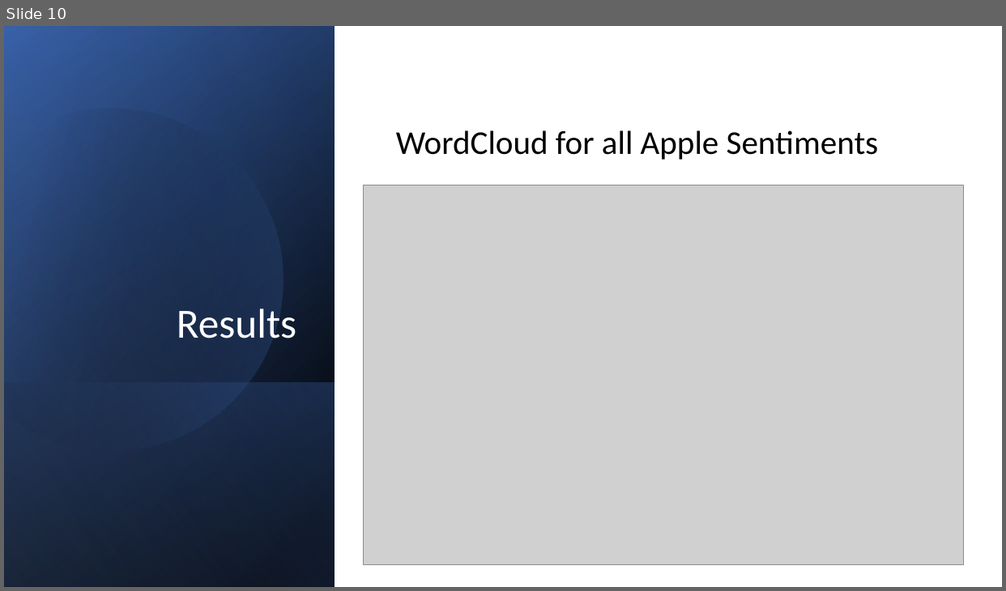
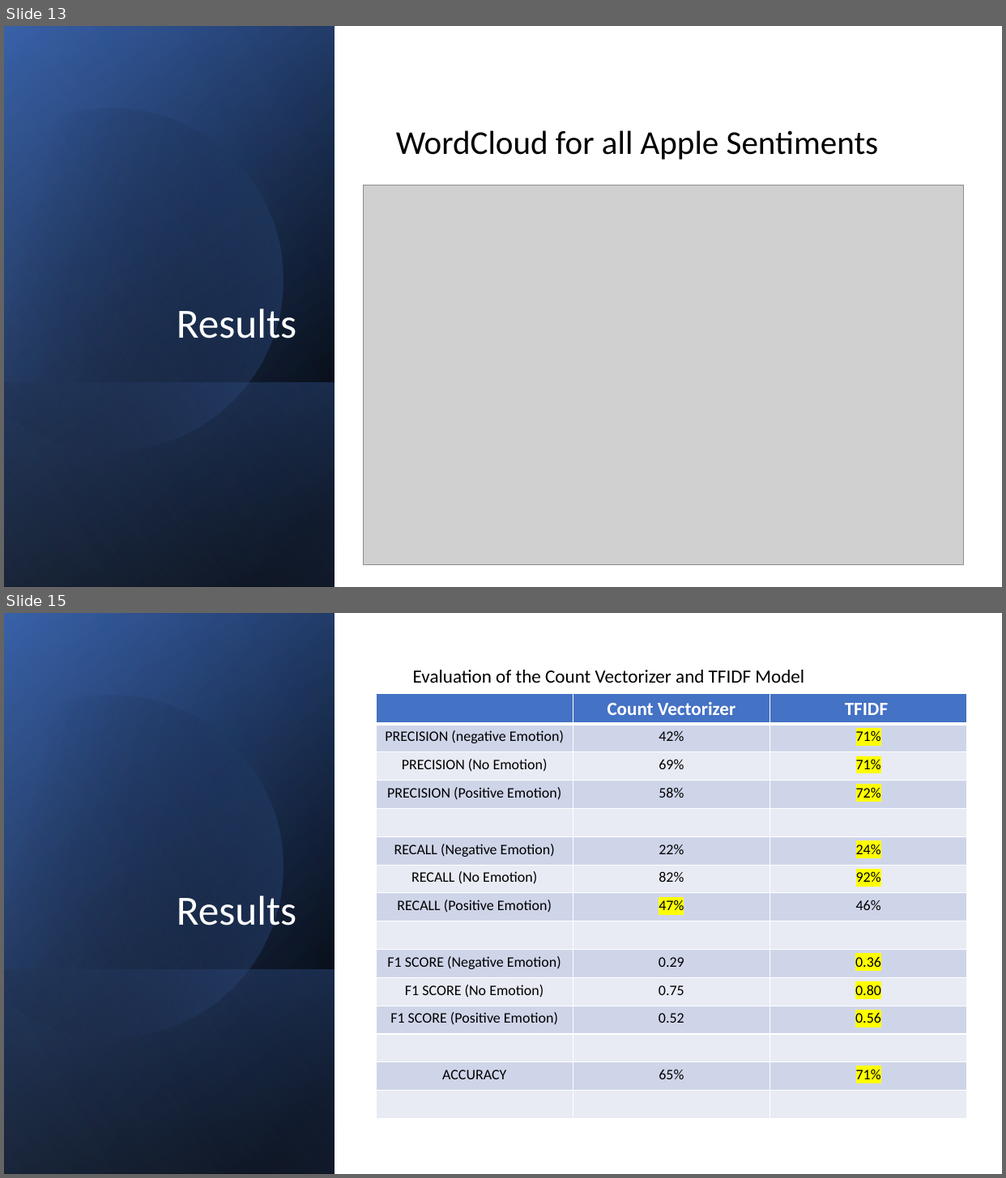
Before and after one commit to carlos-marin1742/Apple-Sentiment-analysis-NLP, a slide deck: dsc-phase-4-project-presentation.pptx. Shown one above the other, each under a label of ours: slide 10 before the commit, slides 13 and 15 after it; the slides between them are not shown. The pictures are 1006x591 and 1006x1178 pixels, drawn with LibreOffice and Linux fonts; fonts in the diff are those of the drawing; grey boxes stand for pictures. Boxes give left, top, right and bottom in pixels: in the first picture for what was removed or moved away, otherwise in the second. Text is boxed around its words. In the diff, an @@ line names an element or a change of style, - is before the commit and + after.

```diff
--- a/dsc-phase-4-project-presentation.pptx
+++ b/dsc-phase-4-project-presentation.pptx
@@ slide 15 added at box(4, 613, 1002, 1174), background #FFFFFF @@
@@ rectangle added at box(4, 613, 1002, 1174), fill #FFFFFF @@
@@ rectangle added at box(4, 613, 335, 1174), fill gradient #000000 to #2F5597 @@
@@ rectangle added at box(4, 614, 335, 1174), fill gradient #000000 to #4472C4 @@
@@ rectangle added at box(4, 613, 335, 1174), fill gradient #000000 to #8FAADC @@
@@ freeform shape added at box(4, 655, 324, 1072), fill gradient #000000 to #4472C4 @@
@@ text added at box(413, 670, 804, 683), 18 pt, text #000000 @@
+Evaluation of the Count Vectorizer and TFIDF Model
@@ table added at box(376, 694, 967, 1118), 15 rows, 3 columns @@
+ | Count Vectorizer | TFIDF
+PRECISION (negative Emotion) | 42% | 71%
+PRECISION (No Emotion) | 69% | 71%
+PRECISION (Positive Emotion) | 58% | 72%
+ |  | 
+RECALL (Negative Emotion) | 22% | 24%
+RECALL (No Emotion) | 82% | 92%
+RECALL (Positive Emotion) | 47% | 46%
+ |  | 
+F1 SCORE (Negative Emotion) | 0.29 | 0.36
+F1 SCORE (No Emotion) | 0.75 | 0.80
+F1 SCORE (Positive Emotion) | 0.52 | 0.56
+ |  | 
+ACCURACY | 65% | 71%
+ |  | 
@@ title added at box(177, 896, 296, 926), 40 pt, text #FFFFFF @@
+Results
@@ rectangle added at box(4, 969, 335, 1174), fill gradient #4472C4 to #000000 @@
@@ what was slide 10 is now slide 13 @@
```
Also in this commit, not shown: 7 slides changed, 6 other slides added, 8 other files.
